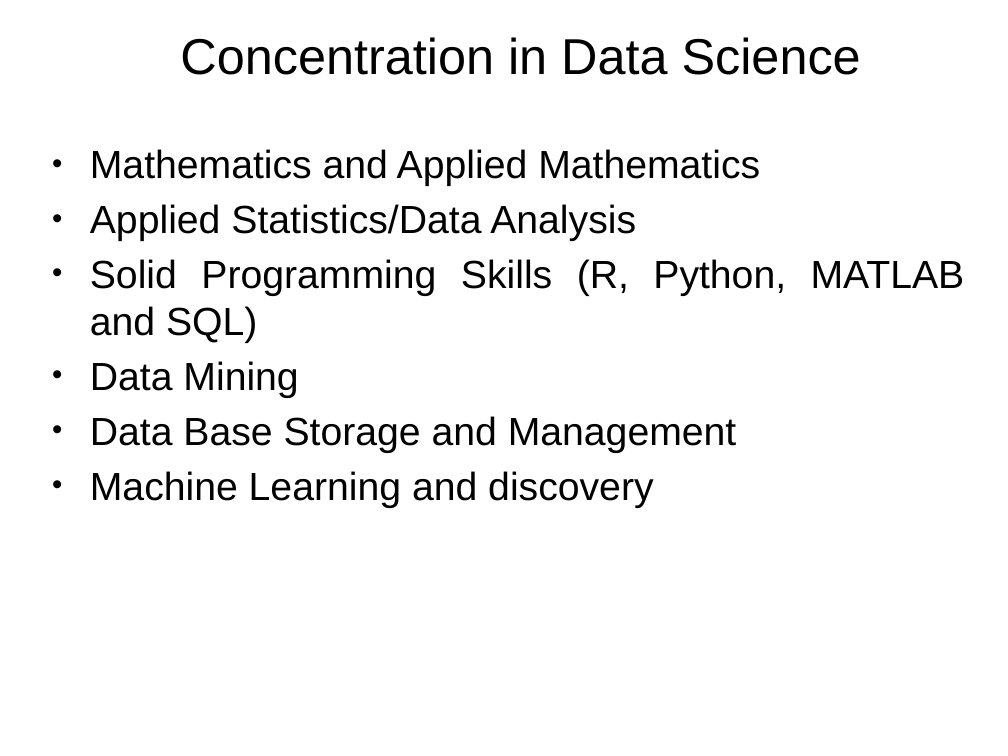
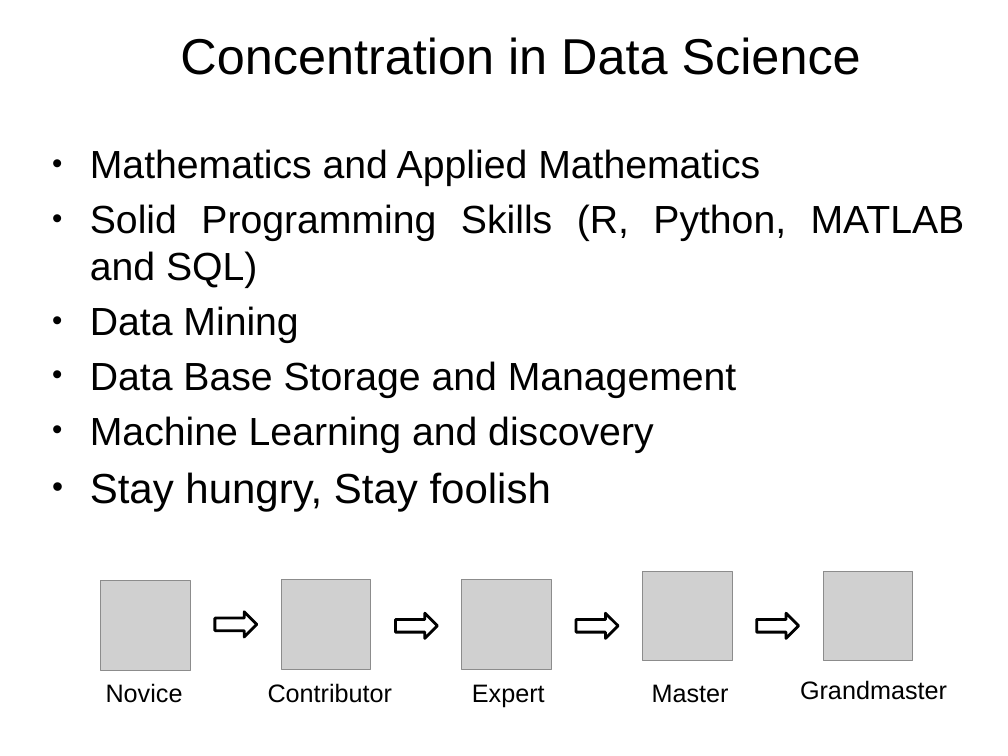
Before and after one commit to aeeeeeep/aeeeeeep.github.io, a slide deck: slide 18 of papers/BigData.pptx. Drawn at 1008x756 pixels with LibreOffice and Linux fonts; fonts in the diff are those of the drawing; grey boxes stand for pictures. Boxes give left, top, right and bottom in pixels: in the first picture for what was removed or moved away, otherwise in the second. Text is boxed around its words. In the diff, an @@ line names an element or a change of style, - is before the commit and + after.

```diff
--- a/papers/BigData.pptx
+++ b/papers/BigData.pptx
@@ text at (90,204,636,241): paragraph removed @@
-• Applied Statistics/Data Analysis
@@ text at (90,472,551,512): paragraph added @@
+• Stay hungry, Stay foolish
@@ picture added at (101,581,191,670) @@
@@ picture added at (281,580,371,669) @@
@@ picture added at (462,580,551,669) @@
@@ picture added at (643,572,733,661) @@
@@ picture added at (824,572,913,661) @@
@@ right arrow added at (215,612,257,637), fill #FFFFFF, outline #000000 2 pt @@
@@ right arrow added at (395,613,437,638), fill #FFFFFF, outline #000000 2 pt @@
@@ right arrow added at (577,613,619,638), fill #FFFFFF, outline #000000 2 pt @@
@@ right arrow added at (757,613,799,638), fill #FFFFFF, outline #000000 2 pt @@
@@ text added at (106,683,183,703), 18 pt, text #000000 @@
+Novice
@@ text added at (268,683,393,703), 18 pt, text #000000 @@
+Contributor
@@ text added at (472,684,545,707), 18 pt, text #000000 @@
+Expert
@@ text added at (652,684,729,703), 18 pt, text #000000 @@
+Master
@@ text added at (800,680,947,700), 18 pt, text #000000 @@
+Grandmaster
```
Also in this commit, not shown: 2 other slides changed, 1 slide added, 1 other file.
